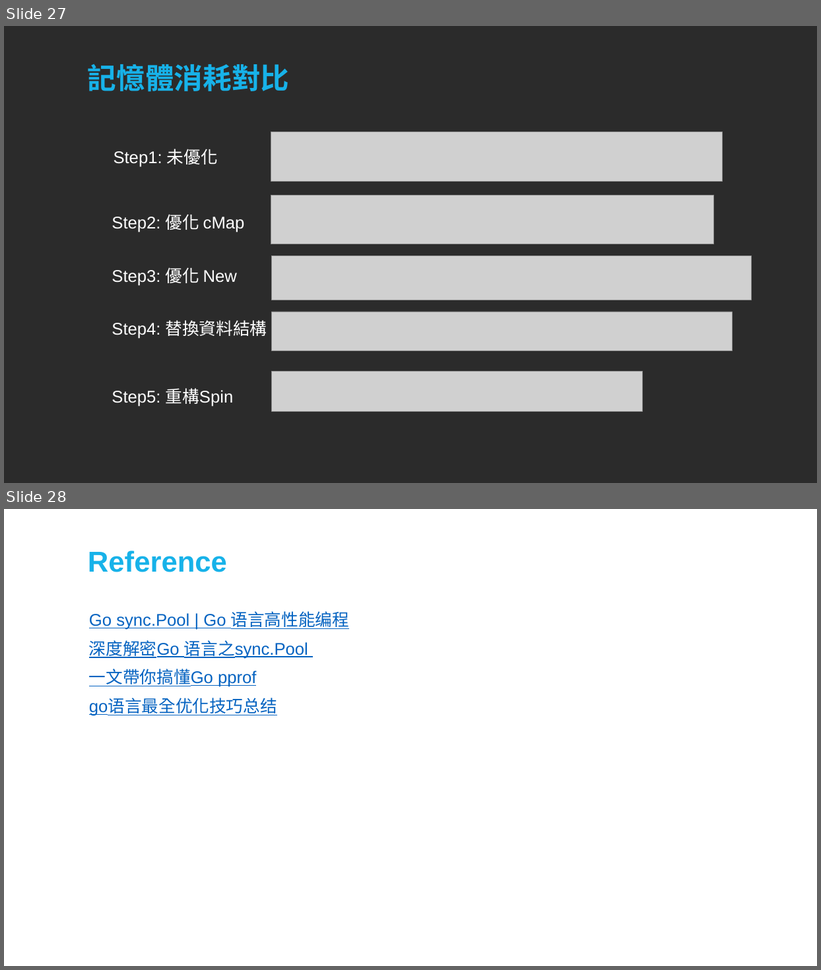
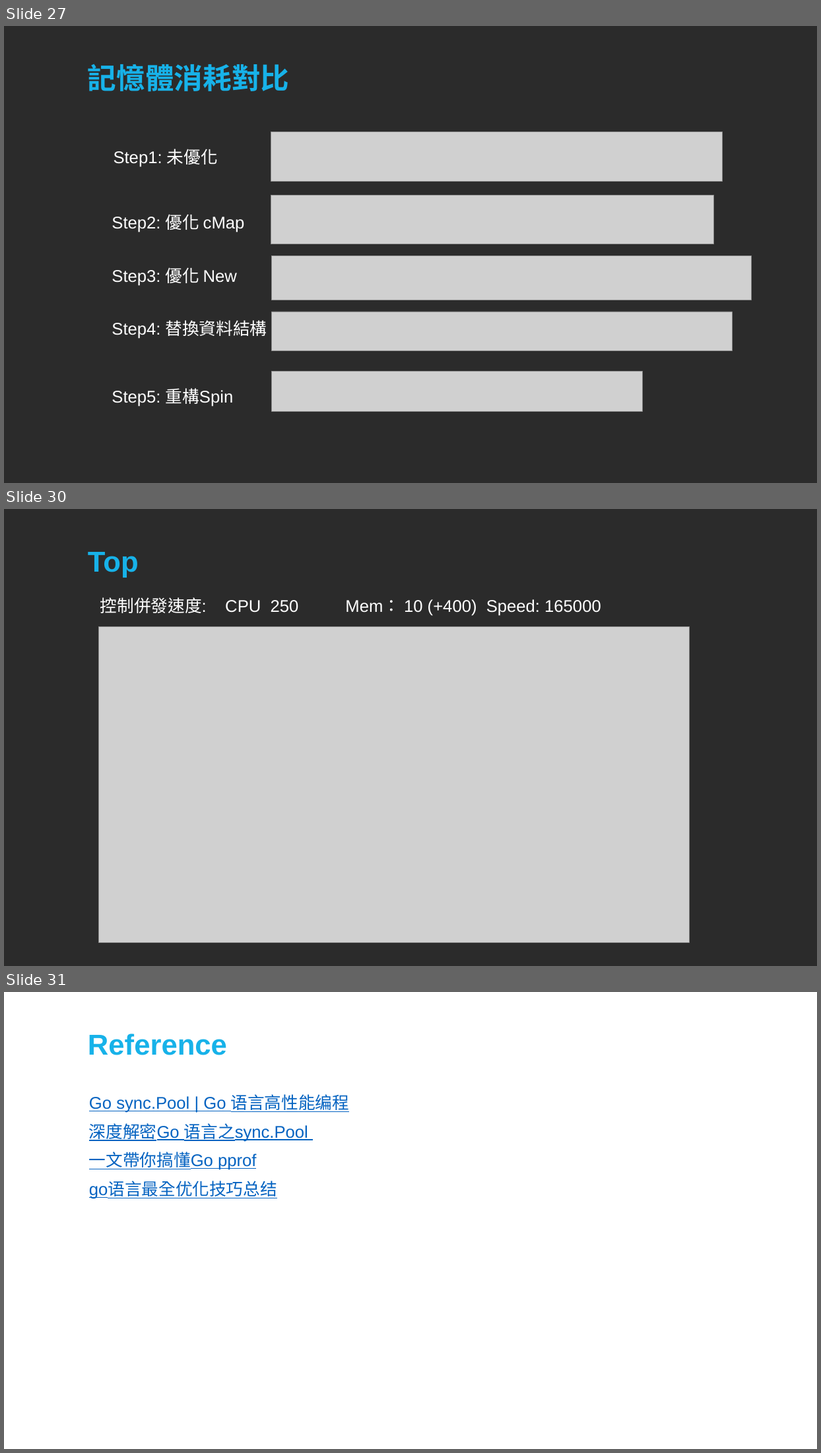
Before and after one commit to linonon/Technical-summary-sharing, a slide deck: 2/pool.pptx. Shown one above the other, each under a label of ours: slides 27 and 28 before the commit, slides 27, 30 and 31 after it; the slides between them are not shown. The pictures are 821x970 and 821x1453 pixels, drawn with LibreOffice and Linux fonts; fonts in the diff are those of the drawing; grey boxes stand for pictures; background and template pictures are left out; a plain dark background stands for a picture behind light text. Boxes give left, top, right and bottom in pixels: in the first picture for what was removed or moved away, otherwise in the second. Text is boxed around its words. In the diff, an @@ line names an element or a change of style, - is before the commit and + after.

Commit message:
📃 docs(控制併發):

```diff
--- a/2/pool.pptx
+++ b/2/pool.pptx
@@ slide 30 added at (4,509,817,966), background picture (left out) @@
@@ title added at (88,552,139,578), 68 pt, text #17B2E9, bold @@
+Top
@@ text added at (100,597,601,616), 40 pt, text #FFFFFF @@
+控制併發速度: CPU 250 Mem： 10 (+400) Speed: 165000
@@ picture added at (98,626,689,943) @@
@@ what was slide 28 is now slide 31 @@
```
Also in this commit, not shown: 2 other slides added, 3 other files.
